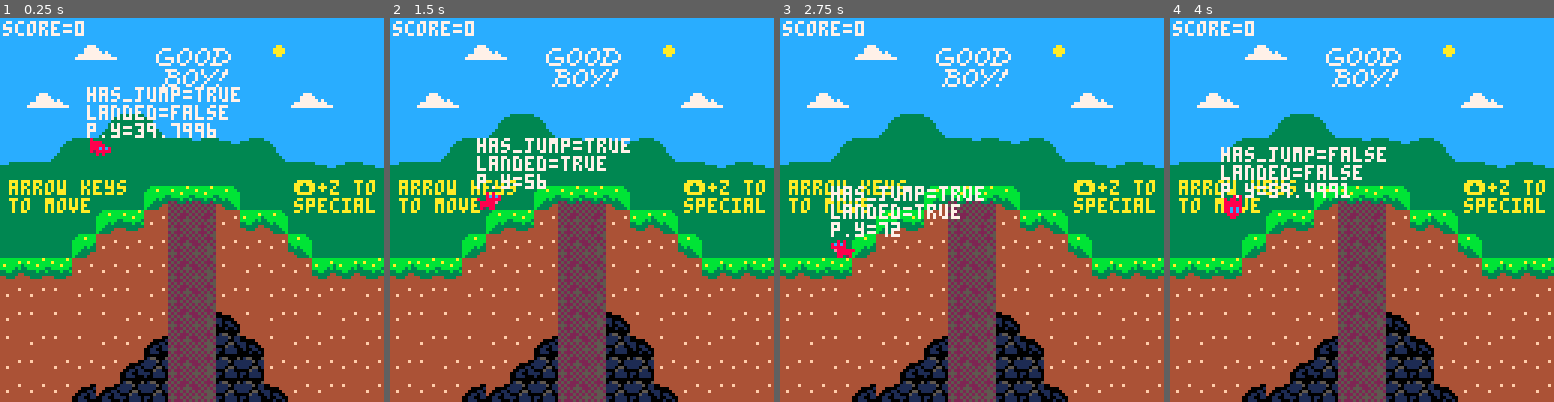
Above: before the commit, frames 1-4 (left to right).
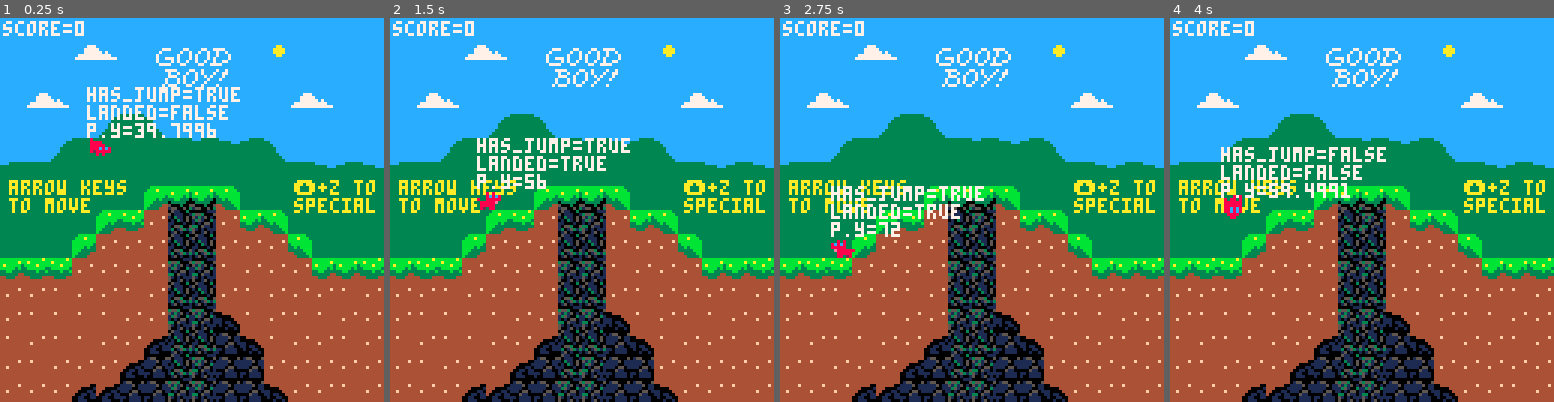
Above: after the commit, the same moments.

Repository: phf5kw/GoodBoy
Game: PICO-8 cartridge game1.p8
Two runs of this game, one before a commit and one after it. Both use one fixed random seed, a clock stepped at 60 frames per second and the inputs below.
Inputs:
- Up to frame 1 (0.25 s): no input
- Up to frame 2 (1.5 s): tap O (Z key) at 0.33, 0.7, 1.43 s
- Up to frame 3 (2.75 s): hold Left 1.97-2.37 s; tap O (Z key) at 2.22 s
- Up to frame 4 (4 s): hold Right 2.87-3.53 s; tap O (Z key) at 3.1, 3.98 s; hold Up from 3.58 s (still down)

The runs differ from the first frame. In frame 1, 6.1% of the frame differs, in the area x 43-57%, y 43-100%; in frame 2, 6.1%; in frame 3, 6.0%; in frame 4, 6.1%.

Commit message:
tile correection

Diff:
--- a/game1.p8
+++ b/game1.p8
@@ -246,11 +246,6 @@
 			player.running=false
 		end
 	end
-
-	--coyote time?
-	--if player.landed then
-
-	--end
 
 	--jump
 	if btnp(⬆️)
@@ -620,7 +615,7 @@
 
 
 __gff__
-0001010000010000000000081080808000010100000100000000002040808080000000000000000000000703030300000000000000000000000000030303000003030303030303030000000000000000030303030303030300000000000000000303030300000707000000000000000003000000000007070000000000000000
+0001010000010000000000081080808000010100000100000000002040808080000000000000000000000703030300000000000000000000000000030303000003030303030303030000000000000000030303030303030300000000000000000303030303030707000000000000000003000000000007070000000000000000
 0300000000000000000000000000000000000000000000000000000000000000000000000000000000000000000000000000000000000000000000000000000000000000000000000000000000000000000000000000000000000000000000000000000000000000000000000000000000000000000000000000000000000000
 __map__
 3232323232323232323232323232323250505151515147686946515051515151505051515151514849517677515151510000000000000000000000000000000000000000000000000000000000000000000000000000000000000000000000000000000000000000000000000000000000000000000000000000000000000000
@@ -631,14 +626,14 @@
 32323122222222222021203032323232577c7d7e7f5b5c587d7e7f697d7e6e56577c7d7e7f5b5c587d7e7f697d7e6e560000000000000000000000000000000000000000000000000000000000000000000000000000000000000000000000000000000000000000000000000000000000000000000000000000000000000000
 20222222222222222222222222212021475c5d5e5f6b6c68696a5e796d6e7e56475c5d5e5f6b6c68696a5e796d6e7e560000000000000000000000000000000000000000000000000000000000000000000000000000000000000000000000000000000000000000000000000000000000000000000000000000000000000000
 2222222222223d2a2a2d222222222222576a6d6e6f4d4e78797a6e694b7e7f56576a6d6e6f4d4e78797a6e694b7e7f560000000000000000000000000000000000000000000000000000000000000000000000000000000000000000000000000000000000000000000000000000000000000000000000000000000000000000
-222222223d2c3b76763b2b2d22222222476a7d7e4a5d5e4a4b4c7e795b4e4f56476a7d7e4a5d5e4a4b4c7e795b4e4f560000000000000000000000000000000000000000000000000000000000000000000000000000000000000000000000000000000000000000000000000000000000000000000000000000000000000000
-2222223d3b3b3b76773b3b3b2d222222474b6a4d6e5a4b5a5b5c5d5a5d5e5f46474b6a4d6e5a4b5a5b5c5d5a5d5e5f460000000000000000000000000000000000000000000000000000000000000000000000000000000000000000000000000000000000000000000000000000000000000000000000000000000000000000
-2b2c2c3b3b3b3b76773c3b3b3b2b2b2c5748494a7e4c4e4f48494e686a4e4f565748494a7e4c4e4f48494e686a4e4f560000000000000000000000000000000000000000000000000000000000000000000000000000000000000000000000000000000000000000000000000000000000000000000000000000000000000000
-3b3b3c3b3b3c3b76773b3c3b3b3b3c3b57586a5a5b5c5a5f4c595e78795e5f5657586a5a5b5c5a5f4c595e78795e5f560000000000000000000000000000000000000000000000000000000000000000000000000000000000000000000000000000000000000000000000000000000000000000000000000000000000000000
-3b3c3c3c3c3b3b7677553c3b3c3c3b3b4768694c6b6c6e6f4c6d6e6c6d6e6f464768694c6b6c6e6f4c6d6e6c6d6e6f460000000000000000000000000000000000000000000000000000000000000000000000000000000000000000000000000000000000000000000000000000000000000000000000000000000000000000
-3c3b3c3c3b3b54767751553c3b3b3c3b5778694c7b7c7e7f4c7d7e7c7d7e7f465778694c7b7c7e7f4c7d7e7c7d7e7f460000000000000000000000000000000000000000000000000000000000000000000000000000000000000000000000000000000000000000000000000000000000000000000000000000000000000000
+222222223d2c3b76773b2b2d22222222476a7d7e4a5d5e4a4b4c7e795b4e4f56476a7d7e4a5d5e4a4b4c7e795b4e4f560000000000000000000000000000000000000000000000000000000000000000000000000000000000000000000000000000000000000000000000000000000000000000000000000000000000000000
+2222223d3b3b3b76763b3b3b2d222222474b6a4d6e5a4b5a5b5c5d5a5d5e5f46474b6a4d6e5a4b5a5b5c5d5a5d5e5f460000000000000000000000000000000000000000000000000000000000000000000000000000000000000000000000000000000000000000000000000000000000000000000000000000000000000000
+2b2c2c3b3b3b3b77773c3b3b3b2b2b2c5748494a7e4c4e4f48494e686a4e4f565748494a7e4c4e4f48494e686a4e4f560000000000000000000000000000000000000000000000000000000000000000000000000000000000000000000000000000000000000000000000000000000000000000000000000000000000000000
+3b3b3c3b3b3c3b76763b3c3b3b3b3c3b57586a5a5b5c5a5f4c595e78795e5f5657586a5a5b5c5a5f4c595e78795e5f560000000000000000000000000000000000000000000000000000000000000000000000000000000000000000000000000000000000000000000000000000000000000000000000000000000000000000
+3b3c3c3c3c3b3b7777553c3b3c3c3b3b4768694c6b6c6e6f4c6d6e6c6d6e6f464768694c6b6c6e6f4c6d6e6c6d6e6f460000000000000000000000000000000000000000000000000000000000000000000000000000000000000000000000000000000000000000000000000000000000000000000000000000000000000000
+3c3b3c3c3b3b54767651553c3b3b3c3b5778694c7b7c7e7f4c7d7e7c7d7e7f465778694c7b7c7e7f4c7d7e7c7d7e7f460000000000000000000000000000000000000000000000000000000000000000000000000000000000000000000000000000000000000000000000000000000000000000000000000000000000000000
 3b3c3b3b3b5451767751513b3b3b3b3b50405540554155666754404140414151504055405541546667544041404141510000000000000000000000000000000000000000000000000000000000000000000000000000000000000000000000000000000000000000000000000000000000000000000000000000000000000000
-3b3b3b5454515176775151553b3b3c3b50515150515157767746515150515151505151505253527677515151505151510000000000000000000000000000000000000000000000000000000000000000000000000000000000000000000000000000000000000000000000000000000000000000000000000000000000000000
+3b3b3b5454515177775151553b3b3c3b50515150515157767746515150515151505151505253527677515151505151510000000000000000000000000000000000000000000000000000000000000000000000000000000000000000000000000000000000000000000000000000000000000000000000000000000000000000
 5051505150515000005150505150505150505151515157666746767751515151505051515151516667517677515151510000000000000000000000000000000000000000000000000000000000000000000000000000000000000000000000000000000000000000000000000000000000000000000000000000000000000000
 5044454445444500004445444544455050444544454457767744767745444550504445444544457677447677454445500000000000000000000000000000000000000000000000000000000000000000000000000000000000000000000000000000000000000000000000000000000000000000000000000000000000000000
 474c4d4e4f494d00000000494a4e4f46474c4d4e4f494d6a6a4e4f494a4e4f46474c4d4e4f494d6a6a4e4f494a4e4f460000000000000000000000000000000000000000000000000000000000000000000000000000000000000000000000000000000000000000000000000000000000000000000000000000000000000000
Not shown, changed: 34 lines of the sprite sheet (__gfx__) section of game1.p8
